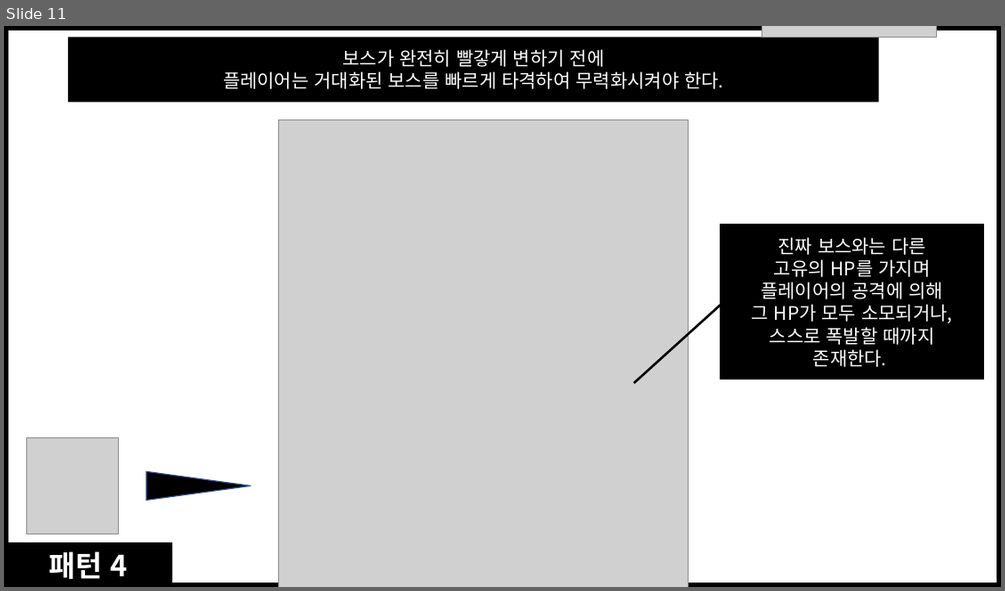
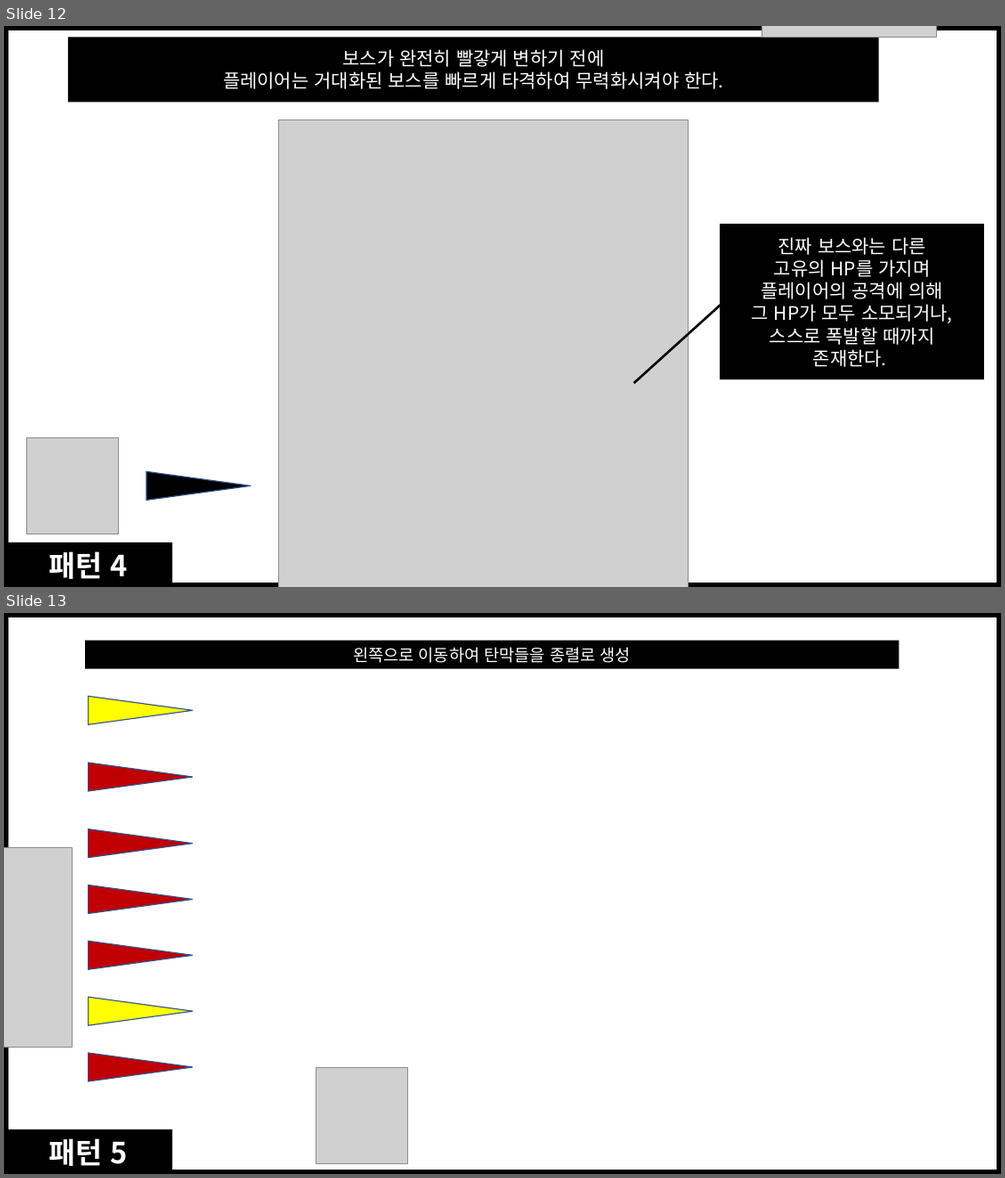
Before and after one commit to smileclown8/4Team_UnityProject, a slide deck: 문서/2스테이지 보스 스테이지 패턴 기획 그림제작용.pptx. Shown one above the other, each under a label of ours: slide 11 before the commit, slides 12 and 13 after it. The pictures are 1005x591 and 1005x1178 pixels, drawn with LibreOffice and Linux fonts; fonts in the diff are those of the drawing; grey boxes stand for pictures. Boxes give left, top, right and bottom in pixels: in the first picture for what was removed or moved away, otherwise in the second. Text is boxed around its words. In the diff, an @@ line names an element or a change of style, - is before the commit and + after.

```diff
--- a/문서/2스테이지 보스 스테이지 패턴 기획 그림제작용.pptx
+++ b/문서/2스테이지 보스 스테이지 패턴 기획 그림제작용.pptx
@@ slide 13 added at box(4, 613, 1001, 1174), background #FFFFFF @@
@@ rectangle added at box(4, 613, 1001, 1174), fill #FFFFFF, outline #000000 8 pt @@
@@ rectangle added at box(85, 641, 899, 669), fill #000000, 16 pt, text #FFFFFF @@
+왼쪽으로 이동하여 탄막들을 종렬로 생성
@@ flow chart merge added at box(88, 696, 193, 724), fill #FFFF00, outline #325491 1 pt @@
@@ flow chart merge added at box(88, 763, 193, 791), fill #C00000, outline #325491 1 pt @@
@@ picture added at box(4, 847, 72, 1046) @@
@@ flow chart merge added at box(88, 829, 193, 858), fill #C00000, outline #325491 1 pt @@
@@ flow chart merge added at box(88, 885, 193, 914), fill #C00000, outline #325491 1 pt @@
@@ flow chart merge added at box(88, 941, 193, 970), fill #C00000, outline #325491 1 pt @@
@@ flow chart merge added at box(88, 997, 193, 1025), fill #FFFF00, outline #325491 1 pt @@
@@ flow chart merge added at box(88, 1053, 193, 1081), fill #C00000, outline #325491 1 pt @@
@@ picture added at box(316, 1067, 408, 1163) @@
@@ rectangle added at box(4, 1129, 172, 1174), fill #000000, 28 pt, text #FFFFFF, bold @@
+패턴 5
@@ what was slide 11 is now slide 12 @@
```
Also in this commit, not shown: 1 slide changed, 4 other slides added, 25 other files.
